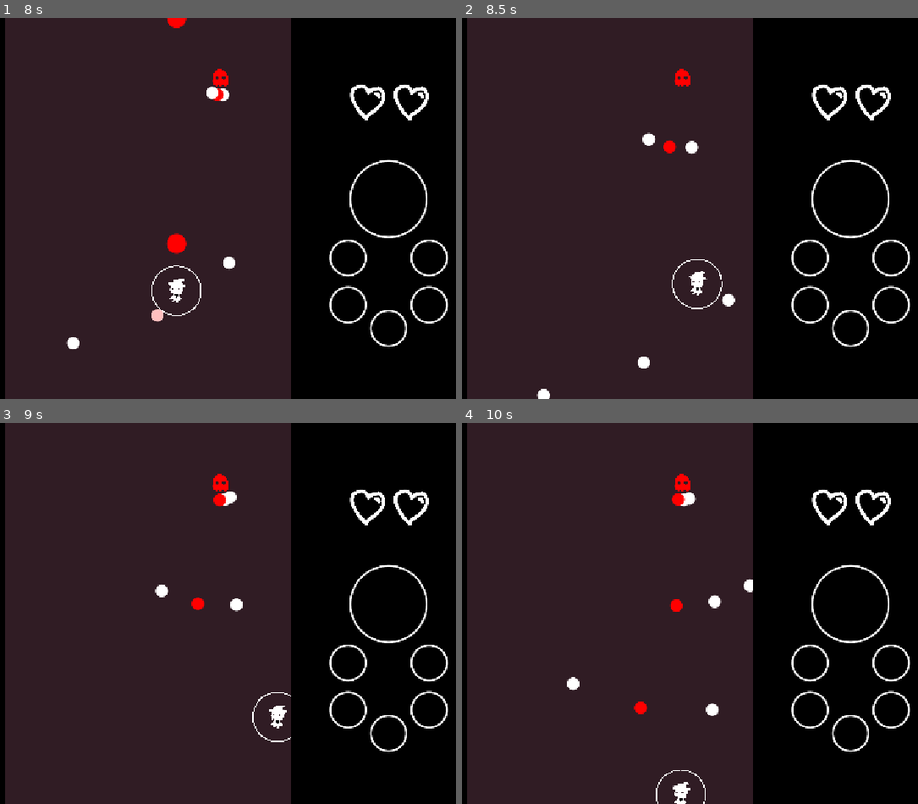
Above: before the commit, frames 1-4 (two rows, left to right).
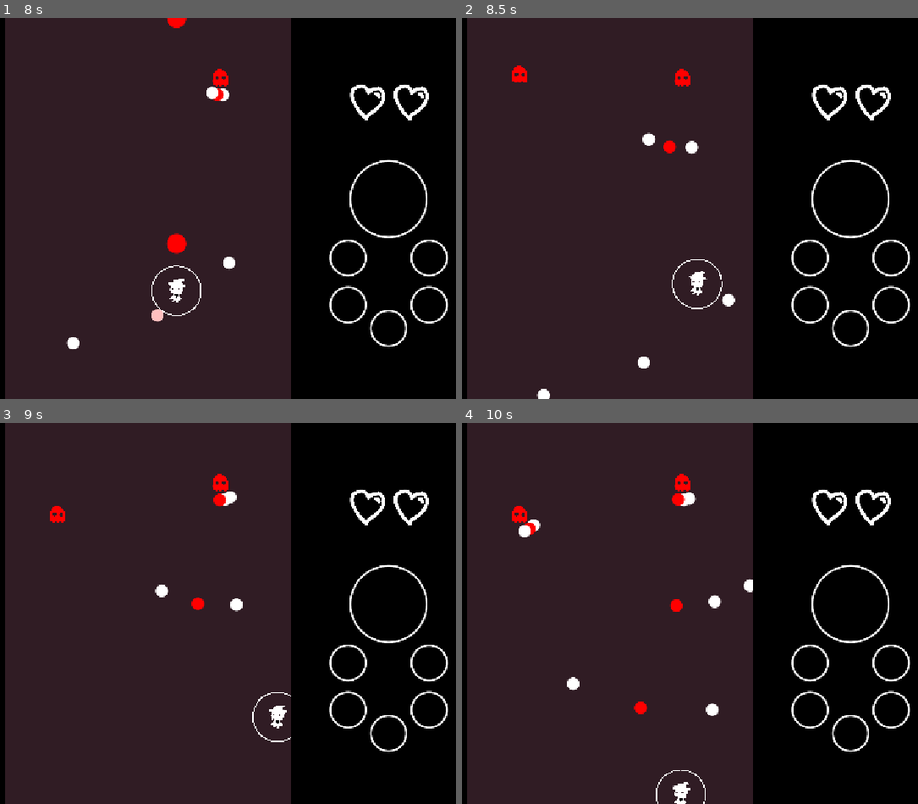
Above: after the commit, the same moments.

Repository: piksalchaos/bullet-hell
Game: Godot game, scene res://scenes/game.tscn
Same seed, same stepped clock (60 frames per second), same inputs: the game is played once before the commit and once after it.
Inputs:
- Up to frame 1 (8 s): click "BEGIN GAME" at 0.5 s; tap Enter at 1.25 s; hold Right (right) 1.28-2.03 s; hold Z (shoot) 1.28-2.03 s; hold Down (down) 2.03-2.78 s; tap Shift (slow) every 1.5 s from 2.1 to 6.6 s; hold Right (right) 2.78-3.53 s; hold Z (shoot) 2.78-3.53 s; hold Up (up) 3.53-4.28 s; hold Z (shoot) 4.28-5.03 s; hold Left (left) 4.28-5.78 s; hold Down (down) 5.78-6.53 s; hold Z (shoot) 5.78-6.53 s; hold Right (right) 6.53-7.28 s; hold Up (up) from 7.28 s (still down); hold Z (shoot) from 7.28 s (still down)
- Up to frame 2 (8.5 s): release Up (up) at 8.03 s; release Z (shoot) at 8.03 s; hold Right (right) from 8.03 s (still down); tap Shift (slow) at 8.1 s
- Up to frame 3 (9 s): release Right (right) at 8.78 s; hold Down (down) from 8.78 s (still down); hold Z (shoot) from 8.78 s (still down)
- Up to frame 4 (10 s): release Down (down) at 9.53 s; release Z (shoot) at 9.53 s; hold Left (left) from 9.53 s (still down); tap Shift (slow) at 9.6 s

Frame 1 is identical in both runs. In frame 2, 0.1% of the frame differs, in the area x 10-15%, y 12-17%; in frame 3, 0.1%; in frame 4, 0.3%, in the area x 10-18%, y 21-30%.

Commit message:
new timed spawns in round manager

Diff:
--- a/scenes/enemy_spawners/ghost_enemy_spawner.gd
+++ b/scenes/enemy_spawners/ghost_enemy_spawner.gd
@@ -1,9 +1,10 @@
 extends Marker2D
 
 const GHOST_ENEMY = preload("res://scenes/entities/enemies/ghost_enemy.tscn")
-func create_enemy() -> Node2D:
+
+func begin() -> void:
 	var enemy = GHOST_ENEMY.instantiate()
 	enemy.position = Vector2(position.x, -100)
 	enemy.starting_position = position
 	GameProperties.enemy_container.add_child(enemy)
-	return enemy
+	enemy.tree_exited.connect(queue_free)
--- a/scenes/enemy_spawners/ghost_enemy_spawner.tscn
+++ b/scenes/enemy_spawners/ghost_enemy_spawner.tscn
@@ -2,5 +2,5 @@
 
 [ext_resource type="Script" uid="uid://cpvgpkefedhkk" path="res://scenes/enemy_spawners/ghost_enemy_spawner.gd" id="1_baypi"]
 
-[node name="EnemySpawner" type="Marker2D"]
+[node name="GhostEnemySpawner" type="Marker2D"]
 script = ExtResource("1_baypi")
--- /dev/null
+++ b/scenes/enemy_spawners/timer_spawner.gd
@@ -0,0 +1,19 @@
+extends Node2D
+
+@onready var timer: Timer = $Timer
+@export var wait_time: float = 1.0
+
+func _ready() -> void:
+	timer.wait_time = wait_time
+
+func begin() -> void:
+	timer.start()
+
+func _on_timer_timeout() -> void:
+	for spawner in get_children():
+		if spawner.has_method("begin"):
+			spawner.begin()
+
+func _on_child_order_changed() -> void:
+	if get_child_count() <= 1:
+		queue_free()
--- /dev/null
+++ b/scenes/enemy_spawners/timer_spawner.tscn
@@ -0,0 +1,12 @@
+[gd_scene load_steps=2 format=3 uid="uid://dcit7wu58ad5n"]
+
+[ext_resource type="Script" uid="uid://c0g1glllnv7kc" path="res://scenes/enemy_spawners/timer_spawner.gd" id="1_k7vi6"]
+
+[node name="TimerSpawner" type="Node2D"]
+script = ExtResource("1_k7vi6")
+
+[node name="Timer" type="Timer" parent="."]
+one_shot = true
+
+[connection signal="child_order_changed" from="." to="." method="_on_child_order_changed"]
+[connection signal="timeout" from="Timer" to="." method="_on_timer_timeout"]
--- a/scenes/game.tscn
+++ b/scenes/game.tscn
@@ -1,11 +1,12 @@
-[gd_scene load_steps=7 format=3 uid="uid://bp24suxtg5xp5"]
+[gd_scene load_steps=8 format=3 uid="uid://bp24suxtg5xp5"]
 
 [ext_resource type="PackedScene" uid="uid://dvrx8wmadvywy" path="res://scenes/gui/hud.tscn" id="1_lbhrr"]
 [ext_resource type="Script" uid="uid://jttxe4pbb07u" path="res://scenes/game.gd" id="1_p57ef"]
-[ext_resource type="Script" uid="uid://bu68n2vqivnpj" path="res://scenes/round_manager.gd" id="2_iywne"]
+[ext_resource type="Script" uid="uid://bu68n2vqivnpj" path="res://scenes/round_manager/round_manager.gd" id="2_iywne"]
 [ext_resource type="PackedScene" uid="uid://whf6whxkmq2" path="res://scenes/entities/player/player.tscn" id="3_p57ef"]
-[ext_resource type="Script" uid="uid://nke5gij7chmn" path="res://scenes/round.gd" id="4_p57ef"]
+[ext_resource type="PackedScene" uid="uid://473s7ceqps1b" path="res://scenes/round_manager/round.tscn" id="4_p57ef"]
 [ext_resource type="PackedScene" uid="uid://d1qnmgu3nadmv" path="res://scenes/enemy_spawners/ghost_enemy_spawner.tscn" id="5_p57ef"]
+[ext_resource type="PackedScene" uid="uid://dcit7wu58ad5n" path="res://scenes/enemy_spawners/timer_spawner.tscn" id="6_u5sy4"]
 
 [node name="Game" type="Node"]
 script = ExtResource("1_p57ef")
@@ -23,20 +24,23 @@
 [node name="RoundManager" type="Node2D" parent="Stage"]
 script = ExtResource("2_iywne")
 
-[node name="Round" type="Node2D" parent="Stage/RoundManager"]
-script = ExtResource("4_p57ef")
+[node name="Round" parent="Stage/RoundManager" instance=ExtResource("4_p57ef")]
 
 [node name="EnemySpawner" parent="Stage/RoundManager/Round" instance=ExtResource("5_p57ef")]
 position = Vector2(90, 65)
 
-[node name="Round2" type="Node2D" parent="Stage/RoundManager"]
-script = ExtResource("4_p57ef")
+[node name="Round2" parent="Stage/RoundManager" instance=ExtResource("4_p57ef")]
 
 [node name="EnemySpawner" parent="Stage/RoundManager/Round2" instance=ExtResource("5_p57ef")]
 position = Vector2(365, 101)
 
-[node name="Round3" type="Node2D" parent="Stage/RoundManager"]
-script = ExtResource("4_p57ef")
+[node name="TimerSpawner" parent="Stage/RoundManager/Round2" instance=ExtResource("6_u5sy4")]
+wait_time = 2.0
+
+[node name="GhostEnemySpawner" parent="Stage/RoundManager/Round2/TimerSpawner" instance=ExtResource("5_p57ef")]
+position = Vector2(88, 155)
+
+[node name="Round3" parent="Stage/RoundManager" instance=ExtResource("4_p57ef")]
 
 [node name="EnemySpawner" parent="Stage/RoundManager/Round3" instance=ExtResource("5_p57ef")]
 position = Vector2(343, 41)
--- a/scenes/gui/palette/palette.gd
+++ b/scenes/gui/palette/palette.gd
@@ -24,7 +24,6 @@
 	get_child(color_id).percentage = percentage
 
 func _on_selected_color_changed(color_id):
-	print(color_id)
 	var tween = get_tree().create_tween()
 	var color_count = GameProperties.COLOR_ID.size()
 	var cw_difference = (color_id - selected_color_id + color_count) % color_count
--- a/scenes/round.gd
+++ /dev/null
@@ -1,16 +0,0 @@
-class_name Round extends Node2D
-
-var enemy_count = 0
-
-signal enemies_defeated
-
-func begin() -> void:
-	for spawner in get_children():
-		enemy_count += 1
-		var enemy: Node2D = spawner.create_enemy()
-		enemy.tree_exited.connect(decrement_enemy_count)
-
-func decrement_enemy_count() -> void:
-	enemy_count -= 1
-	if enemy_count <= 0:
-		enemies_defeated.emit()
--- /dev/null
+++ b/scenes/round_manager/round.gd
@@ -0,0 +1,9 @@
+class_name Round extends Node2D
+
+func begin() -> void:
+	for spawner in get_children():
+		spawner.begin()
+
+func _on_child_order_changed() -> void:
+	if get_child_count() <= 0:
+		queue_free()
--- /dev/null
+++ b/scenes/round_manager/round.tscn
@@ -0,0 +1,8 @@
+[gd_scene load_steps=2 format=3 uid="uid://473s7ceqps1b"]
+
+[ext_resource type="Script" uid="uid://nke5gij7chmn" path="res://scenes/round_manager/round.gd" id="1_vfk7k"]
+
+[node name="Round" type="Node2D"]
+script = ExtResource("1_vfk7k")
+
+[connection signal="child_order_changed" from="." to="." method="_on_child_order_changed"]
--- a/scenes/round_manager.gd
+++ b/scenes/round_manager/round_manager.gd
@@ -6,7 +6,8 @@
 func begin_upcoming_round() -> void:
 	if get_child_count() == 0: return
 	var upcoming_round: Round = get_child(0)
-	upcoming_round.enemies_defeated.connect(goto_next_round)
+	#upcoming_round.enemies_defeated.connect(goto_next_round)
+	upcoming_round.tree_exited.connect(begin_upcoming_round)
 	upcoming_round.begin()
 
 func goto_next_round() -> void:
Not shown, added: scenes/enemy_spawners/timer_spawner.gd.uid
Renamed: scenes/round.gd.uid -> scenes/round_manager/round.gd.uid
Renamed: scenes/round_manager.gd.uid -> scenes/round_manager/round_manager.gd.uid
